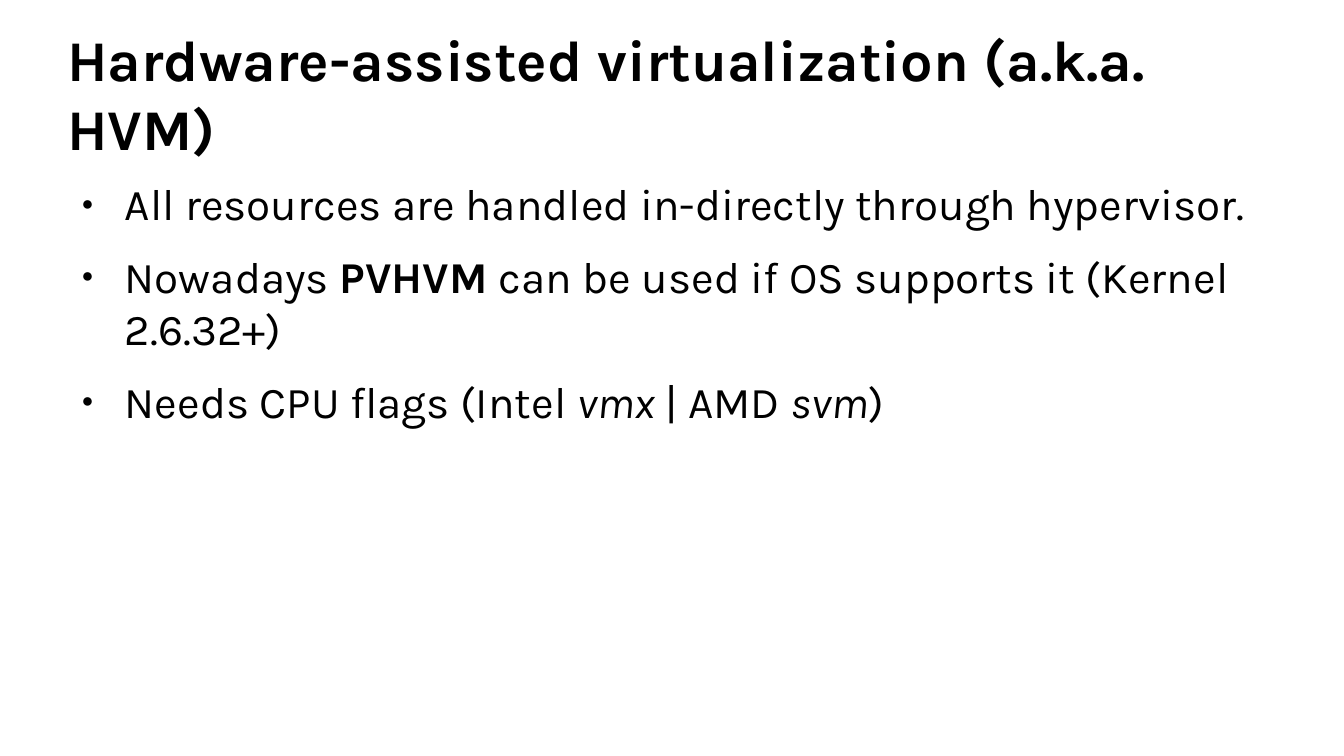
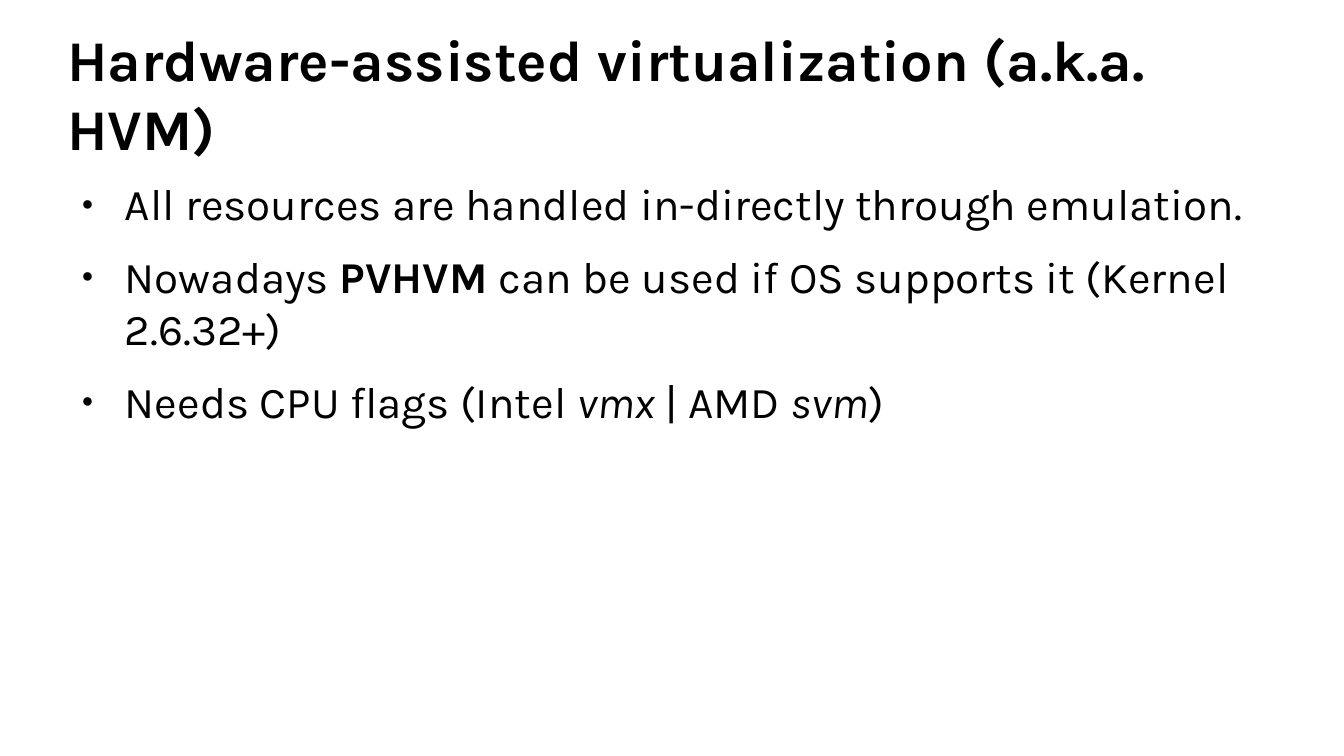
Before and after one commit to djz88/docs, a slide deck: slide 7 of kontejnery/kernel_isolation_linuxdays2017.odp. Drawn at 1344x756 pixels with LibreOffice and Linux fonts; fonts in the diff are those of the drawing; background and template pictures are left out. Boxes give left, top, right and bottom in pixels: in the first picture for what was removed or moved away, otherwise in the second. Text is boxed around its words. In the diff, an @@ line names an element or a change of style, - is before the commit and + after.

```diff
--- a/kontejnery/kernel_isolation_linuxdays2017.odp
+++ b/kontejnery/kernel_isolation_linuxdays2017.odp
@@ text at [125, 189, 1242, 231]: text changed @@
-● All resources are handled in-directly through hypervisor.
+● All resources are handled in-directly through emulation.
```
Also in this commit, not shown: 4 other slides changed, 1 other file.
